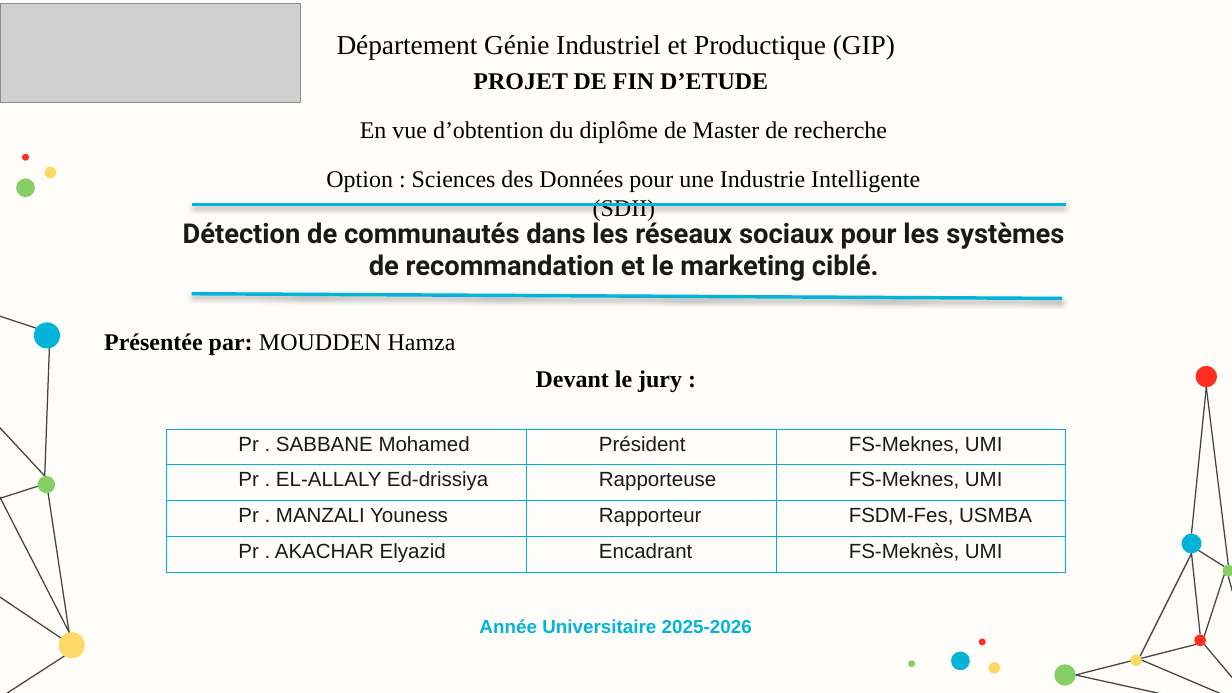
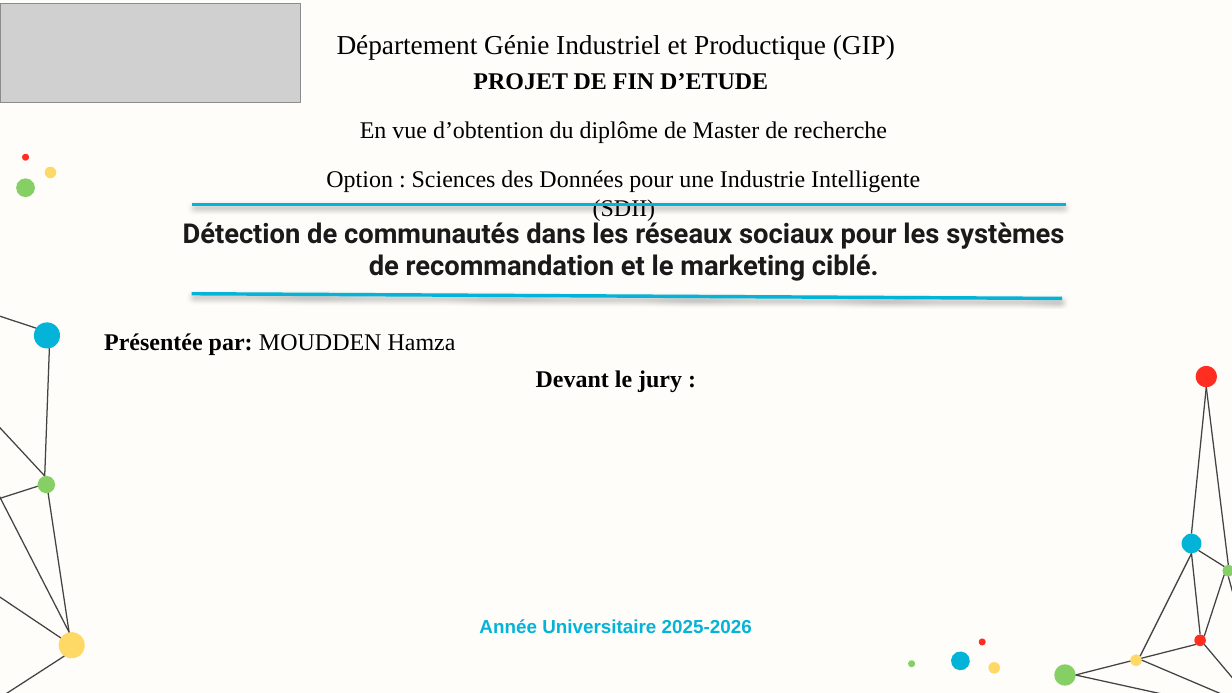
Before and after one commit to hamzamdn077/Master-Project, a slide deck: slide 1 of presentation.pptx. Drawn at 1232x693 pixels with LibreOffice and Linux fonts; fonts in the diff are those of the drawing; grey boxes stand for pictures. Boxes give left, top, right and bottom in pixels: in the first picture for what was removed or moved away, otherwise in the second. Text is boxed around its words. In the diff, an @@ line names an element or a change of style, - is before the commit and + after.

```diff
--- a/presentation.pptx
+++ b/presentation.pptx
@@ table removed at box(166, 430, 1067, 573), 4 rows, 3 columns @@
-Pr . SABBANE Mohamed | Président | FS-Meknes, UMI
-Pr . EL-ALLALY Ed-drissiya | Rapporteuse | FS-Meknes, UMI
-Pr . MANZALI Youness | Rapporteur | FSDM-Fes, USMBA
-Pr . AKACHAR Elyazid | Encadrant | FS-Meknès, UMI
```
Also in this commit, not shown: 27 other slides changed, 2 slides removed, 1 other file.
